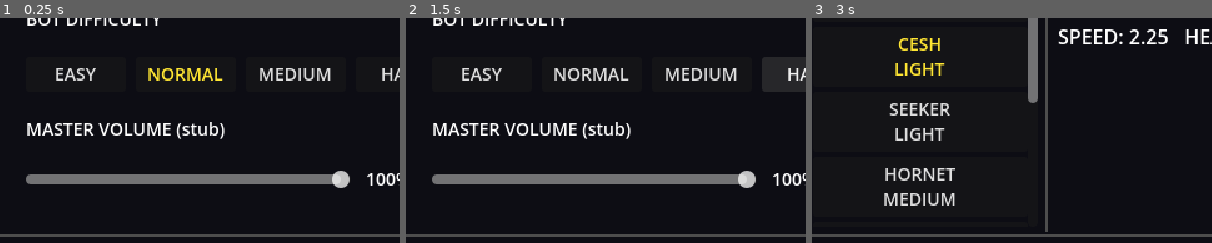
Above: before the commit, frames 1-3 (left to right).
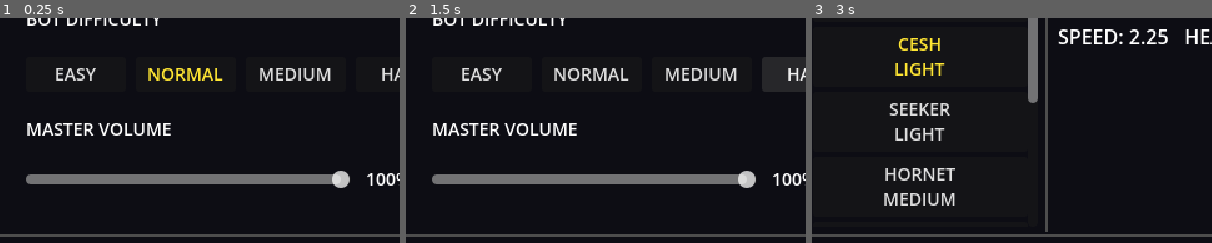
Above: after the commit, the same moments.

Repository: jonathandaley/Hardpoint
Game: Godot game, scene res://scenes/ui/Settings.tscn
Same seed, same stepped clock (60 frames per second), same inputs: the game is played once before the commit and once after it. This scene is started directly instead of the project's main scene.
Inputs:
- Up to frame 1 (0.25 s): no input
- Up to frame 2 (1.5 s): click "MEDIUM" at 0.5 s; click "HARD" at 1.25 s
- Up to frame 3 (3 s): click "ELITE" at 2 s; click "BACK" at 2.75 s
The pictures show only the part of the screen within x 0-50%, y 37-87%; the shares and areas given below are measured in that part.

The runs differ from the first frame. In frame 1, 0.4% of the frame differs, in the area x 44-57%, y 46-54%; in frame 2, 0.4%; in frame 3, nothing differs.

Commit message:
End-of-battle stats screen, volume slider, step climbing fix
- End screen: black backdrop, stats panel (damage dealt/taken, beacons),
  clickable return button, game stops on match end
- Volume slider: persisted to settings, applies on drag and startup
- Step climbing: reactive collision-normal check handles angled approaches
- Settings: remove "(stub)" from volume label

Co-Authored-By: Claude Sonnet 4.6 <noreply@anthropic.com>

Diff:
--- a/autoloads/Game.gd
+++ b/autoloads/Game.gd
@@ -27,6 +27,7 @@
 var settings: Dictionary = {
 	"mouse_sensitivity": 0.003,
 	"bot_difficulty": 1,  # 0=Easy  1=Normal  2=Medium  3=Hard  4=Elite
+	"master_volume": 1.0,
 }
 
 func _ready() -> void:
@@ -56,6 +57,8 @@
 		return
 	settings["mouse_sensitivity"] = cfg.get_value("settings", "mouse_sensitivity", settings["mouse_sensitivity"])
 	settings["bot_difficulty"]    = cfg.get_value("settings", "bot_difficulty",    settings["bot_difficulty"])
+	settings["master_volume"]     = cfg.get_value("settings", "master_volume",     settings["master_volume"])
+	apply_volume(settings["master_volume"])
 
 func _load_loadout() -> void:
 	var cfg := ConfigFile.new()
@@ -88,4 +91,8 @@
 	cfg.load(_SAVE_PATH)
 	cfg.set_value("settings", "mouse_sensitivity", settings.get("mouse_sensitivity", 0.003))
 	cfg.set_value("settings", "bot_difficulty",    settings.get("bot_difficulty",    1))
+	cfg.set_value("settings", "master_volume",     settings.get("master_volume",     1.0))
 	cfg.save(_SETTINGS_PATH)
+
+func apply_volume(linear: float) -> void:
+	AudioServer.set_bus_volume_db(AudioServer.get_bus_index("Master"), linear_to_db(linear))
--- a/scenes/arena/Arena.gd
+++ b/scenes/arena/Arena.gd
@@ -680,6 +680,7 @@
 var _player: Node
 var _bot_player: Node
 var _match_over: bool = false
+var _beacons_captured: Array[int] = [0, 0]
 
 func _ready() -> void:
 	process_mode = Node.PROCESS_MODE_ALWAYS
@@ -1016,6 +1017,7 @@
 	for child in get_children():
 		if child.is_in_group("beacons"):
 			match_node.register_beacon(child)
+			child.captured.connect(func(team: int): _beacons_captured[team] += 1)
 
 func _setup_players() -> void:
 	# Human player
@@ -1058,9 +1060,6 @@
 	if DEBUG_PENROSE and event is InputEventKey and event.pressed and event.keycode == KEY_F5:
 		_toggle_overhead()
 		return
-	if _match_over and event.is_action_pressed("ui_accept"):
-		get_tree().change_scene_to_file("res://scenes/ui/Hangar.tscn")
-		return
 	if event.is_action_pressed("ui_cancel") and not _match_over:
 		_toggle_pause()
 
@@ -1091,7 +1090,18 @@
 	_match_over = true
 	SoundManager.stop_music()
 	Input.mouse_mode = Input.MOUSE_MODE_VISIBLE
-	hud.show_result(winning_team)
+	var player_team: int = _player.get("team") if _player != null else 0
+	var stats := {
+		"damage_dealt":       bot_mech.damage_taken_total if is_instance_valid(bot_mech) else 0.0,
+		"damage_taken":       player_mech.damage_taken_total if is_instance_valid(player_mech) else 0.0,
+		"beacons_captured":   _beacons_captured[player_team],
+		"bot_beacons":        _beacons_captured[1 - player_team],
+	}
+	if is_instance_valid(player_mech):
+		player_mech.process_mode = Node.PROCESS_MODE_DISABLED
+	if is_instance_valid(bot_mech):
+		bot_mech.process_mode = Node.PROCESS_MODE_DISABLED
+	hud.show_result(winning_team, stats)
 	if winning_team == 0:
 		Game.profile["wins"] = Game.profile.get("wins", 0) + 1
 	else:
--- a/scenes/ui/Settings.tscn
+++ b/scenes/ui/Settings.tscn
@@ -69,7 +69,7 @@
 
 [node name="VolSection" type="Label" parent="Content"]
 theme_override_font_sizes/font_size = 14
-text = "MASTER VOLUME (stub)"
+text = "MASTER VOLUME"
 
 [node name="VolRow" type="HBoxContainer" parent="Content"]
 theme_override_constants/separation = 12
--- a/scripts/HUD.gd
+++ b/scripts/HUD.gd
@@ -40,11 +40,65 @@
 func register_hit() -> void:
 	crosshair.register_hit()
 
-func show_result(winning_team: int) -> void:
+func _ready() -> void:
+	process_mode = Node.PROCESS_MODE_ALWAYS
+
+func show_result(winning_team: int, stats: Dictionary = {}) -> void:
 	result_label.text = "YOU WIN" if winning_team == _player_team else "YOU LOSE"
 	result_label.visible = true
-	restart_label.visible = true
 	crosshair.visible = false
+	_build_stats_panel(stats)
+
+func _build_stats_panel(stats: Dictionary) -> void:
+	var backdrop := ColorRect.new()
+	backdrop.process_mode = Node.PROCESS_MODE_ALWAYS
+	backdrop.color = Color(0, 0, 0, 1)
+	backdrop.set_anchors_and_offsets_preset(Control.PRESET_FULL_RECT)
+	add_child(backdrop)
+
+	# Full-screen centering container
+	var center := CenterContainer.new()
+	center.process_mode = Node.PROCESS_MODE_ALWAYS
+	center.set_anchors_and_offsets_preset(Control.PRESET_FULL_RECT)
+	add_child(center)
+
+	var panel := PanelContainer.new()
+	panel.custom_minimum_size = Vector2(320, 0)
+	var vbox := VBoxContainer.new()
+	vbox.add_theme_constant_override("separation", 8)
+	panel.add_child(vbox)
+	center.add_child(panel)
+
+	var rows := [
+		["DAMAGE DEALT",     "%.0f" % stats.get("damage_dealt",     0.0)],
+		["DAMAGE TAKEN",     "%.0f" % stats.get("damage_taken",     0.0)],
+		["BEACONS CAPTURED", "%d"   % stats.get("beacons_captured", 0)],
+		["ENEMY BEACONS",    "%d"   % stats.get("bot_beacons",      0)],
+	]
+	for row in rows:
+		var hbox := HBoxContainer.new()
+		hbox.add_theme_constant_override("separation", 32)
+		var lbl := Label.new()
+		lbl.text = row[0]
+		lbl.add_theme_font_size_override("font_size", 15)
+		lbl.size_flags_horizontal = Control.SIZE_EXPAND_FILL
+		var val := Label.new()
+		val.text = row[1]
+		val.add_theme_font_size_override("font_size", 15)
+		val.horizontal_alignment = HORIZONTAL_ALIGNMENT_RIGHT
+		hbox.add_child(lbl)
+		hbox.add_child(val)
+		vbox.add_child(hbox)
+
+	vbox.add_child(HSeparator.new())
+
+	var btn := Button.new()
+	btn.text = "RETURN TO HANGAR"
+	btn.add_theme_font_size_override("font_size", 15)
+	btn.pressed.connect(func(): get_tree().change_scene_to_file("res://scenes/ui/Hangar.tscn"))
+	vbox.add_child(btn)
+	# focus so Enter activates it
+	btn.grab_focus.call_deferred()
 
 func _process(delta: float) -> void:
 	if _damage_alpha > 0.0:
--- a/scripts/Mech.gd
+++ b/scripts/Mech.gd
@@ -24,6 +24,7 @@
 @export var leg_rotation_speed: float = 15.0  # rad/s — leg visual tracking speed
 
 var health: float = 0.0
+var damage_taken_total: float = 0.0
 var is_stealthy: bool = false
 var _modifiers: Dictionary = {}
 var _input_source: Node = null   # InputSource — untyped to avoid cache dependency
@@ -215,6 +216,7 @@
 	if actual <= 0.0:
 		return
 	health -= actual
+	damage_taken_total += actual
 	damaged.emit()
 	SoundManager.play_sfx("damage_hit", global_position)
 	print("[Mech] %s  %.0f / %.0f HP" % [name, health, max_health])
@@ -274,6 +276,7 @@
 		position.y += lift
 		_step_up_remaining -= lift
 	move_and_slide()
+	_try_step_up_from_collisions()
 	_update_legs(delta)
 
 func _try_step_up() -> void:
@@ -281,7 +284,6 @@
 		return
 	var horiz := Vector3(velocity.x, 0.0, velocity.z)
 
-	# Probe both input direction and velocity direction so angled approaches work.
 	var dirs: Array[Vector3] = []
 	if _desired_move_dir != Vector3.ZERO:
 		dirs.append(_desired_move_dir)
@@ -296,22 +298,40 @@
 	var ex    := [get_rid()]
 	var mask  := collision_mask
 	for dir in dirs:
-		var shin := PhysicsRayQueryParameters3D.create(
-			global_position + Vector3(0, 0.1, 0),
-			global_position + Vector3(0, 0.1, 0) + dir * 0.8, mask)
-		shin.exclude = ex
-		if not space.intersect_ray(shin):
+		if _check_step_dir(dir, space, ex, mask):
+			return
+
+func _try_step_up_from_collisions() -> void:
+	if _step_up_remaining > 0.0:
+		return
+	var space := get_world_3d().direct_space_state
+	var ex    := [get_rid()]
+	var mask  := collision_mask
+	for i in get_slide_collision_count():
+		var col := get_slide_collision(i)
+		var n   := col.get_normal()
+		if abs(n.y) > 0.3:
 			continue
-		var clear := PhysicsRayQueryParameters3D.create(
-			global_position + Vector3(0, _MAX_STEP + 0.05, 0),
-			global_position + Vector3(0, _MAX_STEP + 0.05, 0) + dir * 0.8, mask)
-		clear.exclude = ex
-		if space.intersect_ray(clear):
-			continue
-		if _step_up_remaining <= 0.0:
-			_step_up_remaining = _MAX_STEP
-		velocity.y = 0.0
-		return
+		var step_dir := Vector3(-n.x, 0.0, -n.z).normalized()
+		if _check_step_dir(step_dir, space, ex, mask):
+			return
+
+func _check_step_dir(dir: Vector3, space: PhysicsDirectSpaceState3D, ex: Array, mask: int) -> bool:
+	var shin := PhysicsRayQueryParameters3D.create(
+		global_position + Vector3(0, 0.1, 0),
+		global_position + Vector3(0, 0.1, 0) + dir * 0.8, mask)
+	shin.exclude = ex
+	if not space.intersect_ray(shin):
+		return false
+	var clear := PhysicsRayQueryParameters3D.create(
+		global_position + Vector3(0, _MAX_STEP + 0.05, 0),
+		global_position + Vector3(0, _MAX_STEP + 0.05, 0) + dir * 0.8, mask)
+	clear.exclude = ex
+	if space.intersect_ray(clear):
+		return false
+	_step_up_remaining = _MAX_STEP
+	velocity.y = 0.0
+	return true
 
 func _update_legs(delta: float) -> void:
 	legs.call("update_gait", velocity, global_transform.basis, leg_rotation_speed, delta)
--- a/scripts/Settings.gd
+++ b/scripts/Settings.gd
@@ -20,10 +20,12 @@
 	sens_slider.set_block_signals(false)
 	_update_sens_label()
 
+	vol_slider.set_block_signals(true)
 	vol_slider.min_value = 0.0
 	vol_slider.max_value = 1.0
 	vol_slider.step      = 0.05
-	vol_slider.value     = 1.0
+	vol_slider.value     = Game.settings.get("master_volume", 1.0)
+	vol_slider.set_block_signals(false)
 	_update_vol_label()
 
 	var diff_row: HBoxContainer = $Content/DiffRow/DiffButtons
@@ -49,7 +51,10 @@
 	_update_sens_label()
 	Game.save_settings()
 
-func _on_vol_changed(_value: float) -> void:
+func _on_vol_changed(value: float) -> void:
+	Game.settings["master_volume"] = value
+	Game.apply_volume(value)
+	Game.save_settings()
 	_update_vol_label()
 
 func _on_diff_pressed(idx: int) -> void:
Not shown, added: audio/sfx/mech/damage_hit.ogg.import
Not shown, added: audio/sfx/mech/death_explosion.ogg.import
Not shown, added: audio/sfx/mech/footstep.ogg.import
Not shown, added: audio/sfx/ui/click.ogg.import
Not shown, added: audio/sfx/weapons/aerial_strike.ogg.import
Not shown, added: audio/sfx/weapons/arc_loop.ogg.import
Not shown, added: audio/sfx/weapons/hit_impact.ogg.import
Not shown, added: audio/sfx/weapons/laser_loop.ogg.import
Not shown, added: audio/sfx/weapons/machinegun_fire.ogg.import
Not shown, added: audio/sfx/weapons/missile_launch.ogg.import
Not shown, added: audio/sfx/weapons/patience_shot.ogg.import
Not shown, added: audio/sfx/weapons/rifle_fire.ogg.import
(and 14 more such lines)
